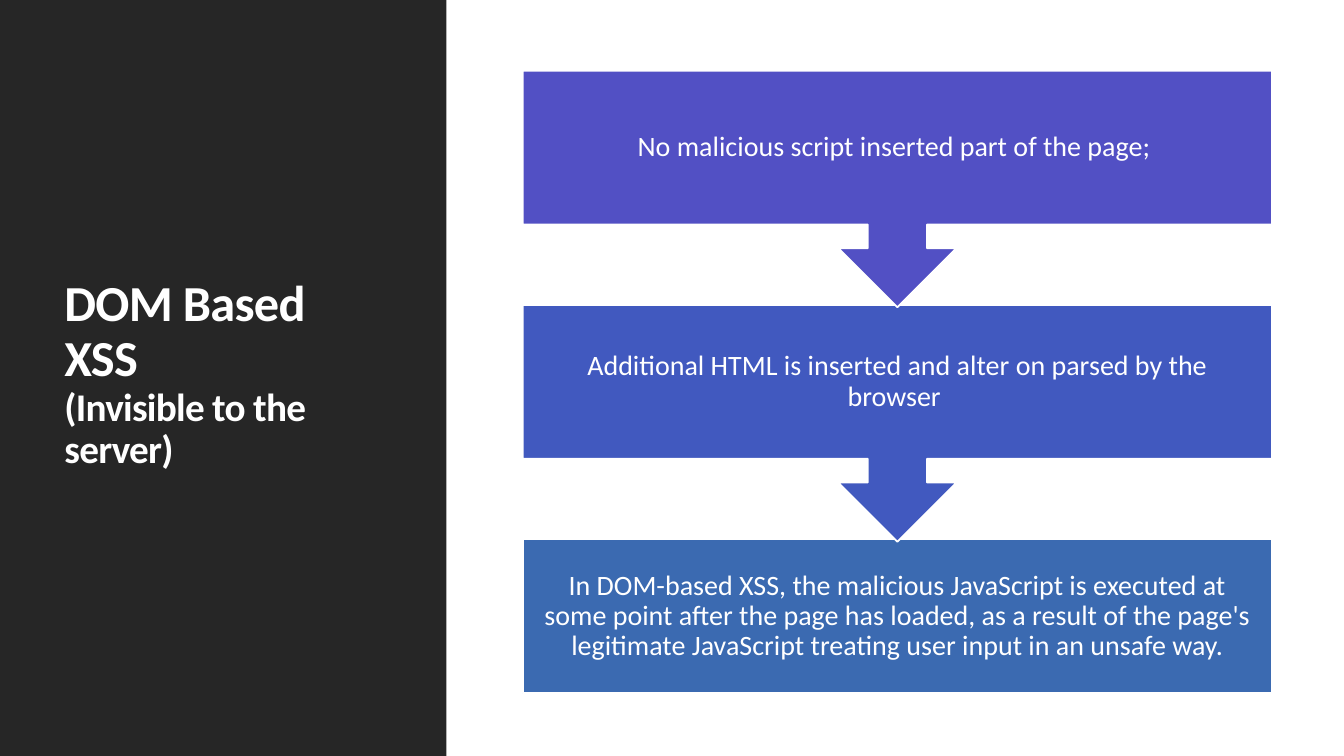
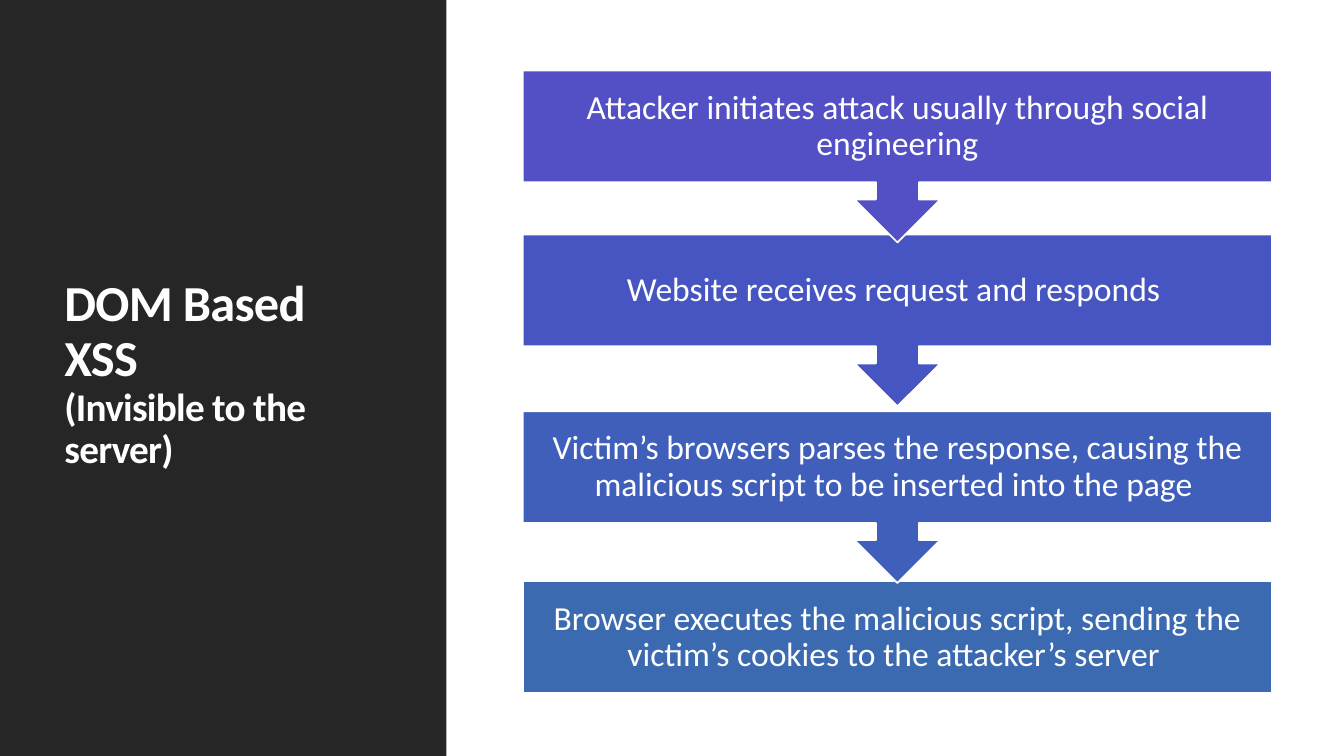
Before and after one commit to umisc/workshops, a slide deck: slide 11 of XSS/XSS-workshop.pptx. Drawn at 1344x756 pixels with LibreOffice and Linux fonts; fonts in the diff are those of the drawing. Boxes give left, top, right and bottom in pixels: in the first picture for what was removed or moved away, otherwise in the second. Text is boxed around its words. In the diff, an @@ line names an element or a change of style, - is before the commit and + after.

Commit message:
Slide updates

```diff
--- a/XSS/XSS-workshop.pptx
+++ b/XSS/XSS-workshop.pptx
@@ up arrow callout: place and size @@
-up arrow callout at <box>523,71,1272,308</box>
+up arrow callout at <box>523,71,1272,243</box>
@@ group added at <box>523,95,1272,667</box>: 4 texts, 1 up arrow callout @@
+Browser executes the malicious script, sending the victim’s cookies to the attacker’s server
+Victim’s browsers parses the response, causing the malicious script to be inserted into the page
+Website receives request and responds
+Attacker initiates attack usually through social engineering
@@ text removed at <box>638,136,1150,161</box> @@
-No malicious script inserted part of the page;
@@ text removed at <box>587,355,1207,406</box> @@
-Additional HTML is inserted and alter on parsed by the browser
@@ up arrow callout: place and size @@
-up arrow callout at <box>523,306,1272,542</box>
+up arrow callout at <box>523,411,1272,584</box>
@@ up arrow callout at <box>523,411,1272,584</box>: fill #4159BF to #3F5FBB @@
@@ rectangle: place and size @@
-rectangle at <box>523,539,1272,694</box>
+rectangle at <box>523,582,1272,694</box>
@@ text removed at <box>544,575,1249,660</box> @@
-In DOM-based XSS, the malicious JavaScript is executed at some point after the page has loaded, as a result of the page's legitimate JavaScript treating user input in an unsafe way.
```
Also in this commit, not shown: 1 other slide changed, 1 other file.
